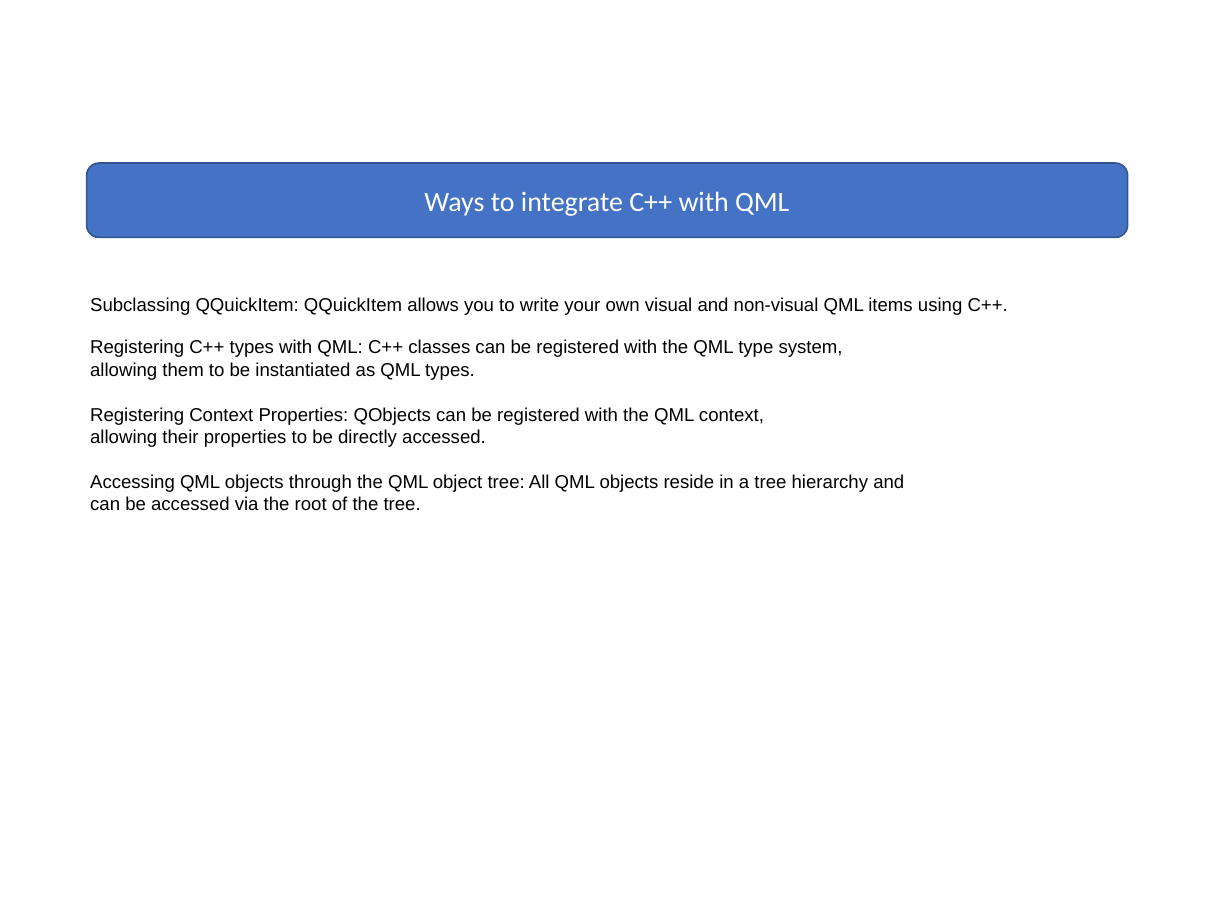
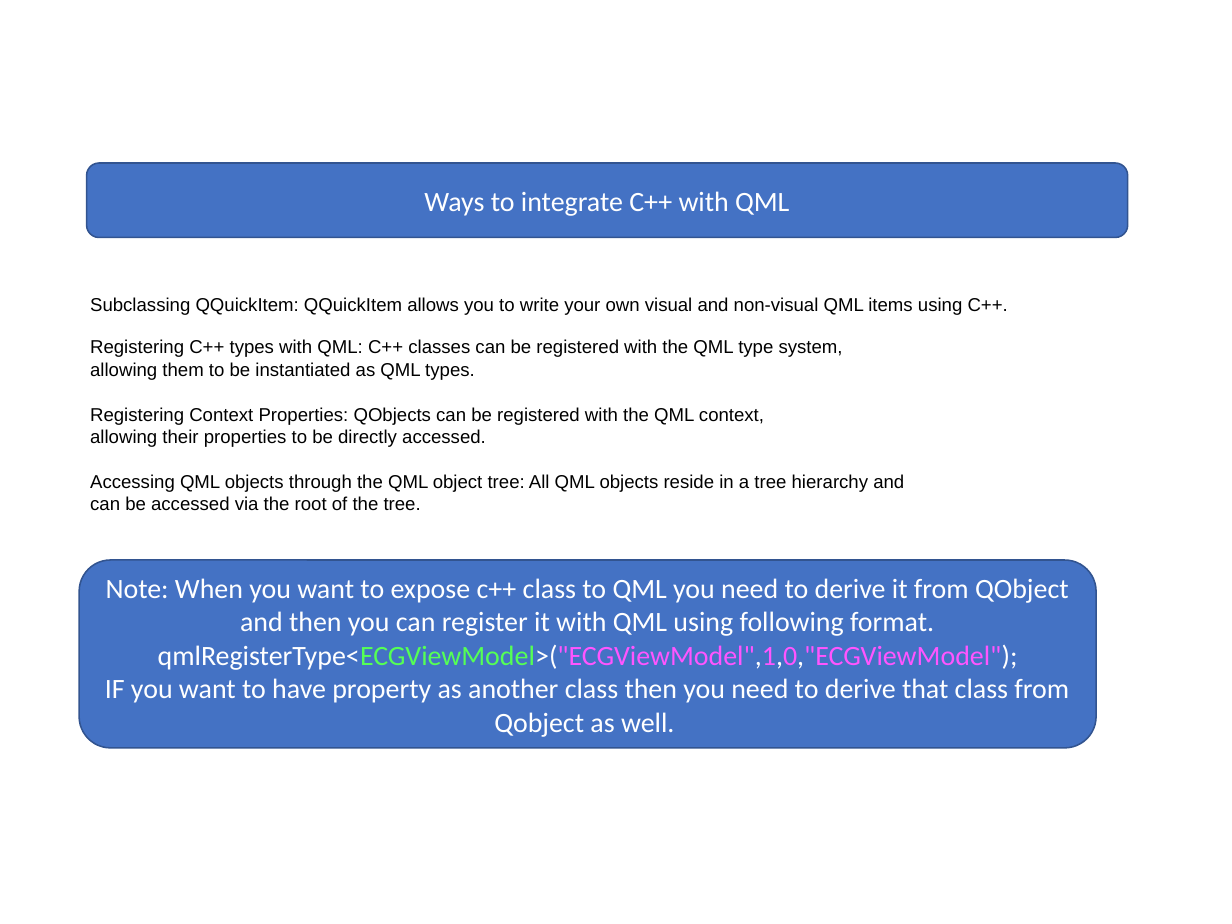
Before and after one commit to girishlande/QMLProjects, a slide deck: slide 1 of learnings.pptx. Drawn at 1232x924 pixels with LibreOffice and Linux fonts; fonts in the diff are those of the drawing; background and template pictures are left out. Boxes give left, top, right and bottom in pixels: in the first picture for what was removed or moved away, otherwise in the second. Text is boxed around its words. In the diff, an @@ line names an element or a change of style, - is before the commit and + after.

```diff
--- a/learnings.pptx
+++ b/learnings.pptx
@@ rounded rectangle added at box(79, 560, 1097, 748), fill #4472C4, outline #325491 1 pt, 18 pt, text #FFFFFF @@
+Note: When you want to expose c++ class to QML you need to derive it from QObject and then you can register it with QML using following format. qmlRegisterType<ECGViewModel>("ECGViewModel",1,0,"ECGViewModel");
+IF you want to have property as another class then you need to derive that class from Qobject as well.
```
Also in this commit, not shown: 1 other slide changed, 5 slides added, 5 slides removed, 7 other files.
